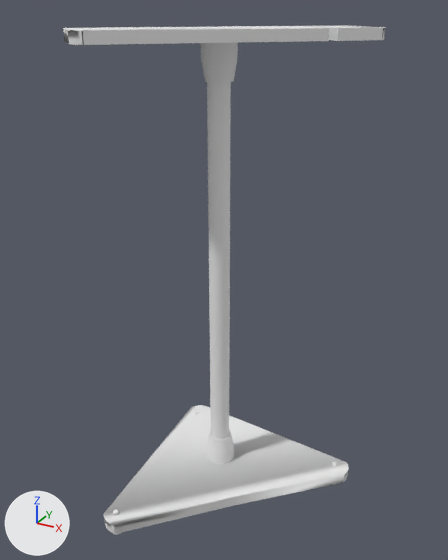
One commit to the OBJ model Models/Revolving/stand.obj: the scene before it, then after it.
Both versions are drawn from a 50 mm lens placed at (2.28, -4.15, 4.05), pointed at (0.03, -0.06, 2.0). Lighting does not change. The marker at lower left points along +X, +Y and +Z. Where no turn or scale is listed for an object, it has been applied to the vertices.

Objects in the first picture: 'Plane.004_Plane.003'.
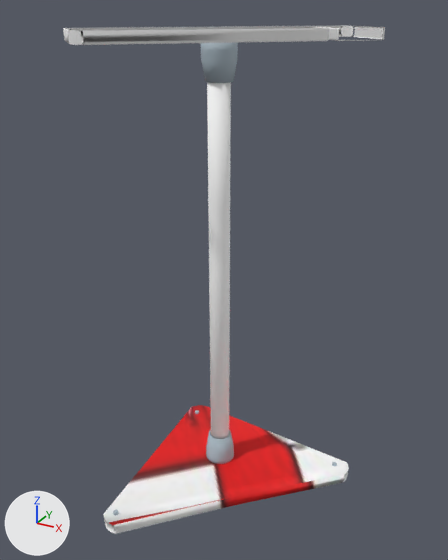
The change, as a list of edits to the scene's bpy script:
```text
Add img_1_jpg:
    img_1_jpg = load_image('1.jpg', '../../physicsBreak/Res/1.jpg', 78, 122, 'sRGB')
Add mat_111_none:
    mat_111_none = principled_material('111_NONE')
    mat_111_none.base_color = (0.386, 0.469, 0.529)  # light grey #a7b6c0
    mat_111_none.roughness = 0.69
Add mat_triangle:
    mat_triangle = principled_material('triangle')
    mat_triangle.texture = img_1_jpg
    mat_triangle.roughness = 0.69
Add mat_111:
    mat_111 = principled_material('111')
    mat_111.texture = img_1_jpg
    mat_111.roughness = 0.69
Change me_plane_004_plane_003:
    used by ob_plane_004_plane_003; location = (0.0, 0.0, 0.0)
    remove me_plane_004_plane_003.from_pydata(...)  # 1257 vertices, 793 faces; spans x -0.95..1.08, y -1.16..1.0, z -0.08..3.92
    add me_plane_004_plane_003.from_pydata(...)  # 1279 vertices, 808 faces; spans x -0.95..1.08, y -1.16..1.0, z -0.08..3.92
    me_plane_004_plane_003 part 1: the loose piece of 128 vertices spanning x -0.16..0.02, y -0.04..0.13, z 0.07..3.92 is scaled about its middle by (1, 1, 0.925), then moved by (0.0, 0.0, -0.14), in mat_triangle (picture img_1_jpg)
    me_plane_004_plane_003 part 2
    8 vertices are removed from x -0.95..0.97, y -0.94..0.56, z 3.83..3.92
    25 faces are deleted
    10 vertices move within x 0.39..0.95, y 0.26..0.97, z 3.83..3.92
    24 vertices are added at x -0.95..0.97, y -0.94..0.99, z 3.83..3.92
    6 new vertices lie (0.0, 0.0, 0.07) away from vertices in x 0.4..0.74, y 0.25..0.6, z 3.84
    40 new faces join them, mat_null (white #e7e7e7)
    me_plane_004_plane_003 part 3: 52 faces spanning x -0.72..1.08, y -1.16..0.67, z 0.01..0.11 switch from mat_null (white #e7e7e7) to mat_111 (picture img_1_jpg)
    me_plane_004_plane_003 part 4: 594 faces spanning x -0.66..0.99, y -1.09..0.56, z -0.08..3.83 switch from mat_null (white #e7e7e7) to mat_111_none (light grey #a7b6c0)
    add me_plane_004_plane_003.materials.append(mat_triangle)  # picture img_1_jpg
```

Location of each change, [x1, y1, x2, y2] in pixels of the pictures (448 x 560 px; the box of a moved part takes in the faces that stretch with it):
part 1 of me_plane_004_plane_003, moved or reshaped
    both: [207, 82, 231, 439]
part 2 of me_plane_004_plane_003, built on
    before: [63, 25, 385, 45]
    after: [63, 25, 384, 45]
part 3 of me_plane_004_plane_003, recoloured
    both: [103, 405, 349, 534]
part 4 of me_plane_004_plane_003, recoloured
    both: [113, 42, 337, 535]
